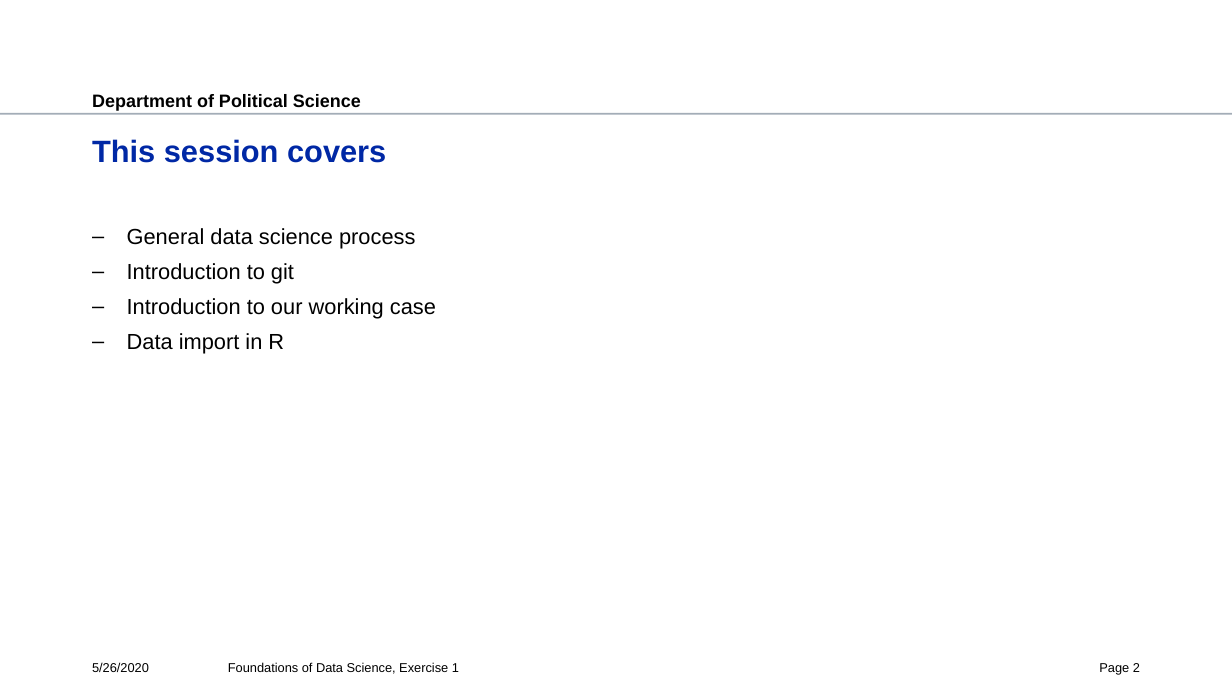
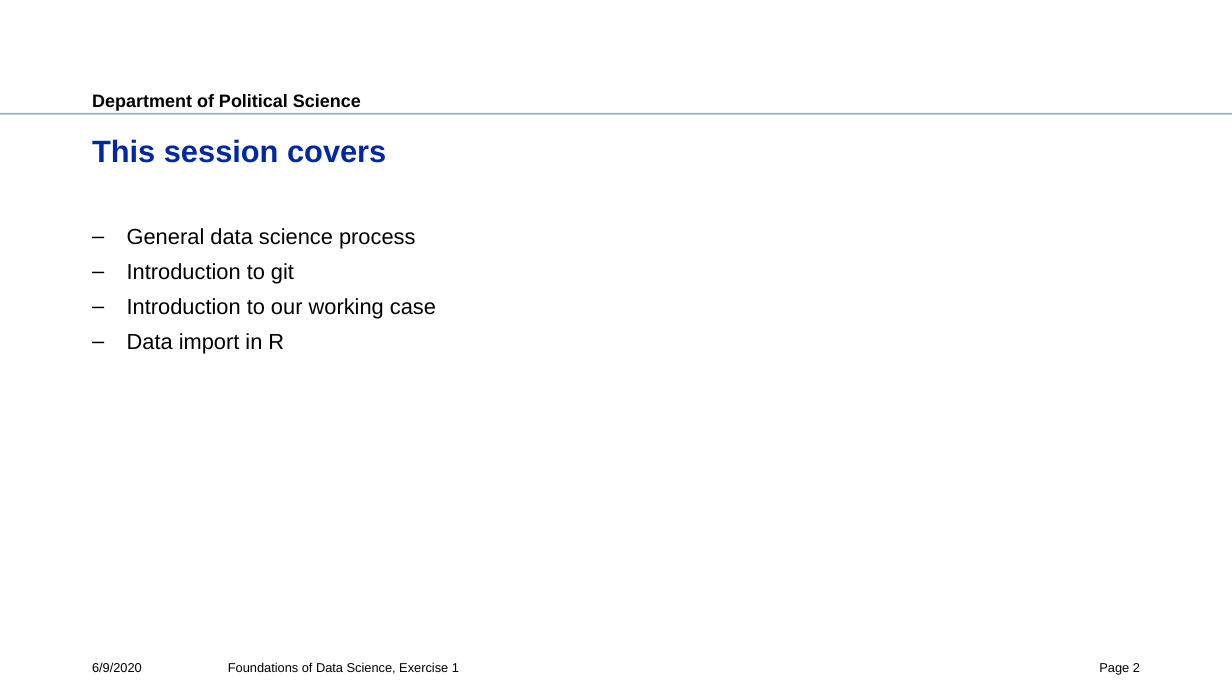
Before and after one commit to polianchykova/fds-2020-exercise, a slide deck: slide 2 of ex1/ex1.pptx. Drawn at 1232x693 pixels with LibreOffice and Linux fonts; fonts in the diff are those of the drawing; background and template pictures are left out. Boxes give left, top, right and bottom in pixels: in the first picture for what was removed or moved away, otherwise in the second. Text is boxed around its words. In the diff, an @@ line names an element or a change of style, - is before the commit and + after.

```diff
--- a/ex1/ex1.pptx
+++ b/ex1/ex1.pptx
@@ text at (x1=92, y1=662, x2=142, y2=672): text changed @@
-5/26/2020
+6/9/2020
```
Also in this commit, not shown: 16 other slides changed, 2 slides added.
